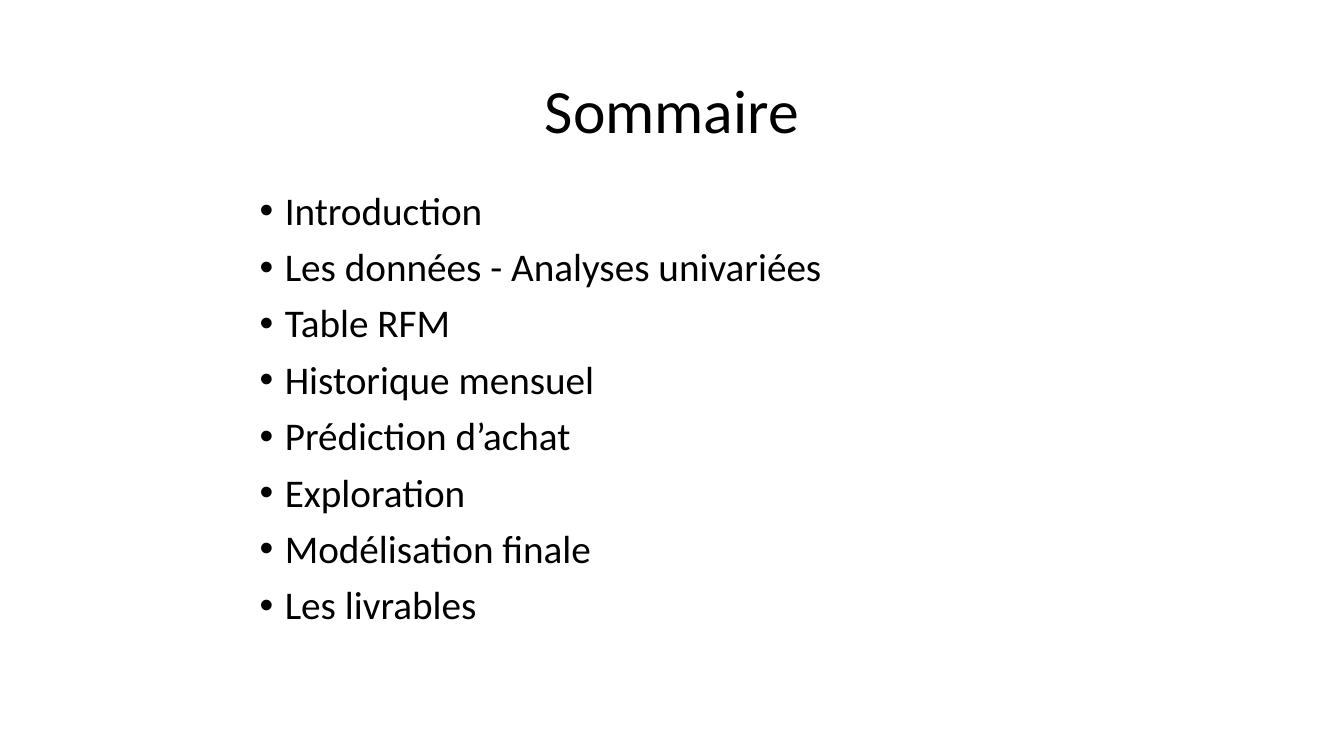
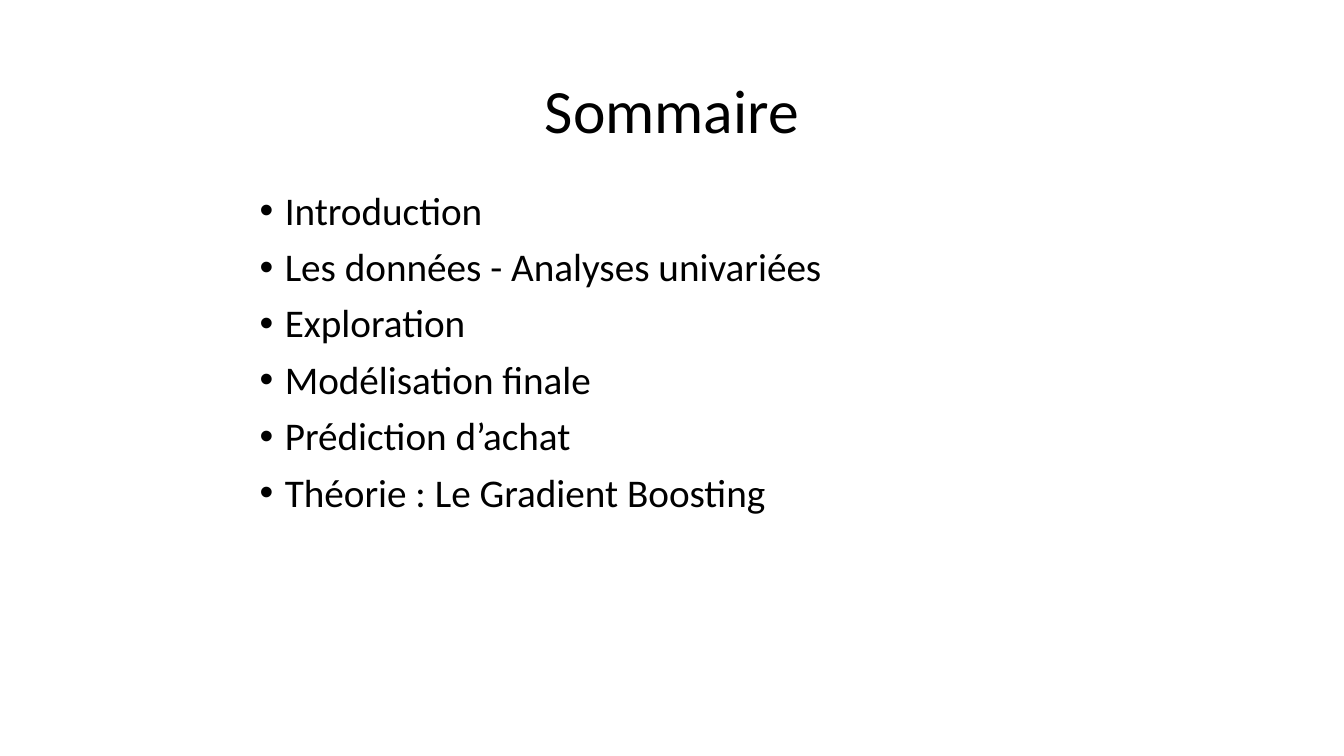
Before and after one commit to morganscao/Projet5, a slide deck: slide 2 of Rapport/P5 - Segmentez les comportements de clients.pptx. Drawn at 1344x756 pixels with LibreOffice and Linux fonts; fonts in the diff are those of the drawing. Boxes give left, top, right and bottom in pixels: in the first picture for what was removed or moved away, otherwise in the second. Text is boxed around its words. In the diff, an @@ line names an element or a change of style, - is before the commit and + after.

```diff
--- a/Rapport/P5 - Segmentez les comportements de clients.pptx
+++ b/Rapport/P5 - Segmentez les comportements de clients.pptx
@@ text at (x1=285, y1=309, x2=595, y2=451): paragraphs removed @@
-• Table RFM
-• Historique mensuel
-• Prédiction d’achat
@@ text at (x1=285, y1=422, x2=765, y2=514): text changed @@
-• Les livrables
+• Prédiction d’achat
+• Théorie : Le Gradient Boosting
```
Also in this commit, not shown: 12 other slides changed, 15 slides added, 8 slides removed, 9 other files.
